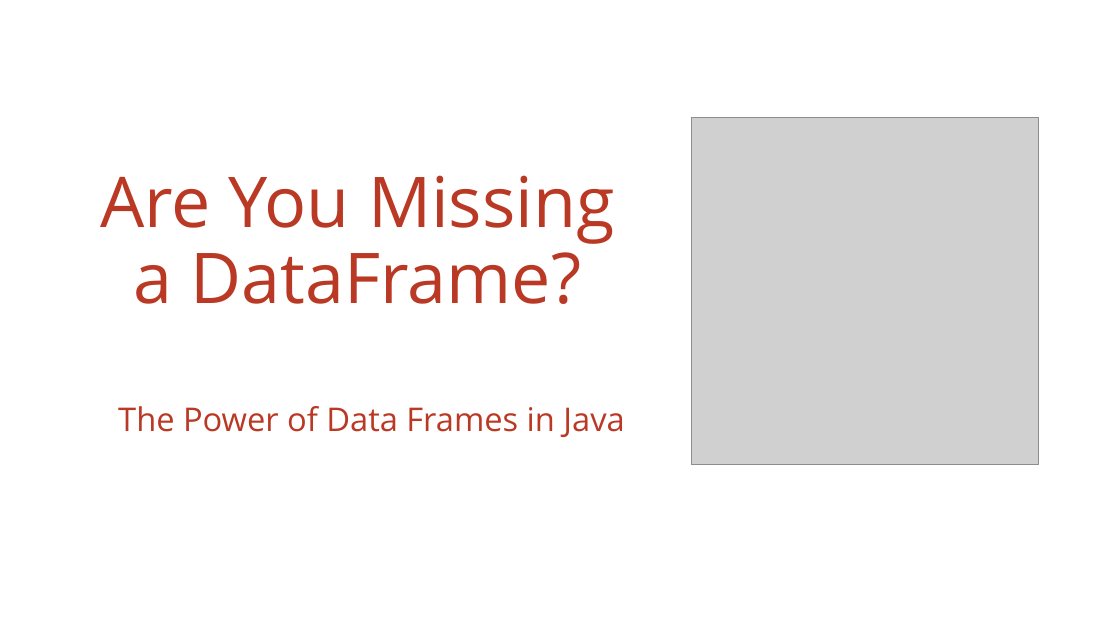
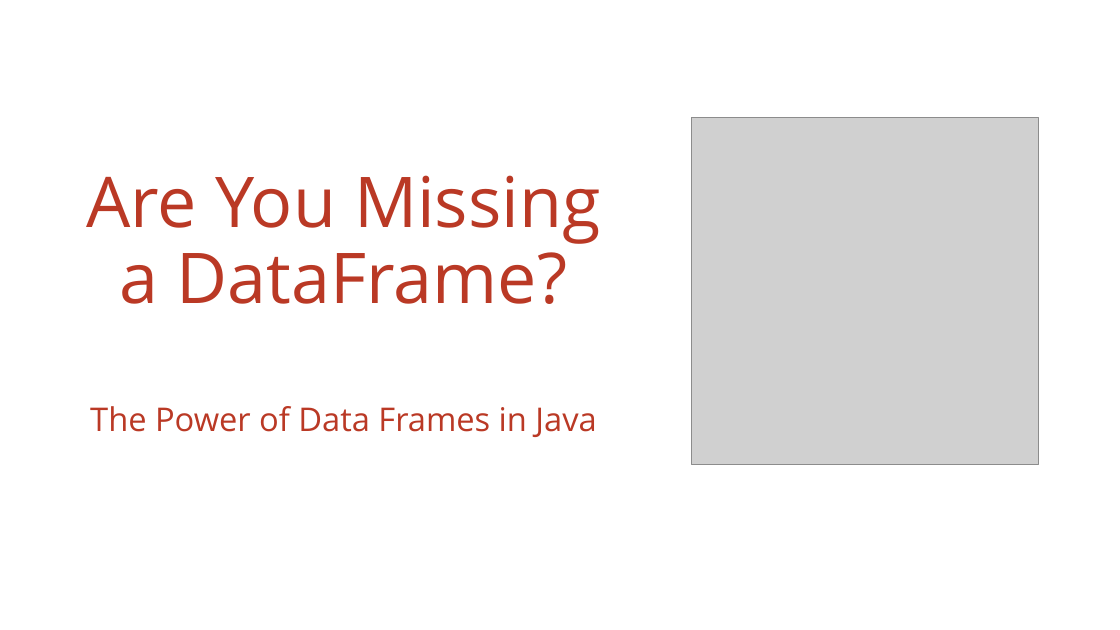
Before and after one commit to vmzakharov/missing-dataframe-talk, a slide deck: slide 1 of presentation/Missing_Dataframe_Long.pptx. Drawn at 1120x630 pixels with LibreOffice and Linux fonts; fonts in the diff are those of the drawing; grey boxes stand for pictures. Boxes give left, top, right and bottom in pixels: in the first picture for what was removed or moved away, otherwise in the second. Text is boxed around its words. In the diff, an @@ line names an element or a change of style, - is before the commit and + after.

```diff
--- a/presentation/Missing_Dataframe_Long.pptx
+++ b/presentation/Missing_Dataframe_Long.pptx
@@ title "Are You Missing a DataFrame?": place and size @@
-title "Are You Missing a DataFrame?" at (100, 175, 614, 304)
+title "Are You Missing a DataFrame?" at (86, 175, 600, 304)
@@ text "The Power of Data Frames ...": place and size @@
-text "The Power of Data Frames ..." at (118, 406, 624, 437)
+text "The Power of Data Frames ..." at (90, 406, 596, 437)
```
Also in this commit, not shown: 2 other slides changed, 1 other file.
